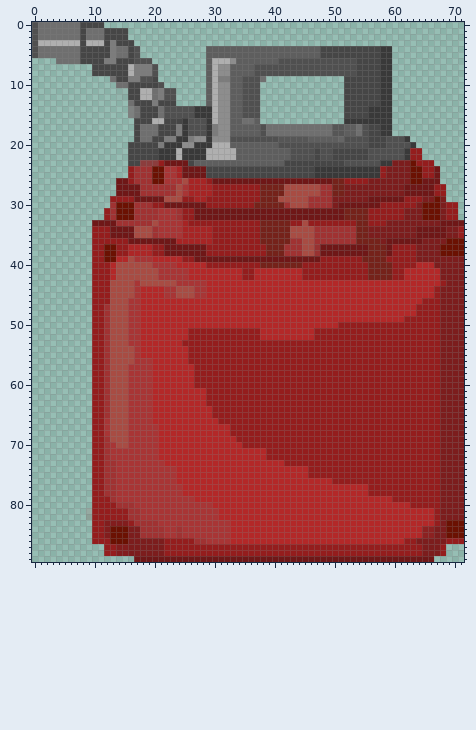
A sprite sheet gets an edit: media/items/gas_can.png. The picture above is the old version.
The file is 72x90 pixels. Pixels under 10% opacity are left out. Colours within 5 levels of each other are drawn and written as one.
After:
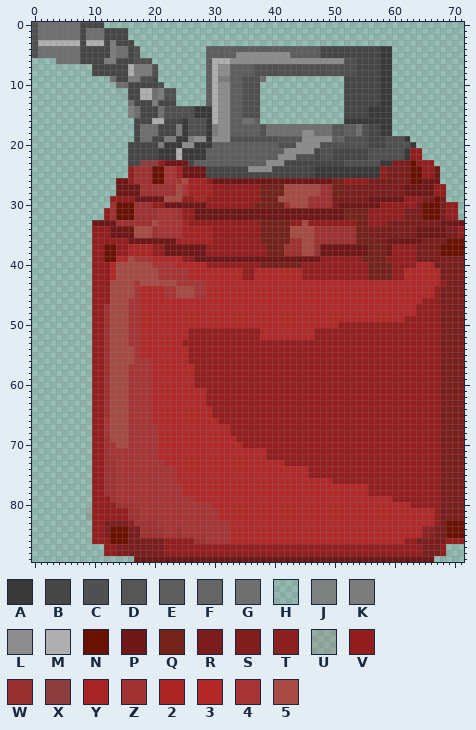
Palette (. is transparent): A #393939  B #464646  C #505050  D #565656  E #5e5e5e  F #656565  G #6f6f6f  H #7c7c7c1c  J #7c7c7ced  K #7c7c7c  L #8d8d8d  M #afafaf  N #6b1102  P #6f1717  Q #75221a  R #7c1d1d  S #821d1d  T #8c2121  U #941d1d1f  V #941d1d  W #983131  X #8c3d3d  Y #a72424  Z #a03232  2 #ad2626  3 #b32828  4 #a83535  5 #a84c43
Change:
@@ x 32..53 @@
  4 EEEEEEEEEEEEEEEEBBBBBB
- 5 EEEEEEEEEEEEEEEEBBBBBB
- 6 MLEEEEEEECCCCCCCCCCCCC
+ 5 EELLLLLLLLLEEEEEBBBBBB
+ 6 MLLLLLLLLLLLLLLLLLLLCC
  7 LEEEECCCCCCCCCCCCCCCCC
@@ x 27..51 @@
 17 CCAKLLEEEEECGGGGGGGGGGGDD
-18 CCAKLLEEEEECGGGGGGGGGGGDD
-19 LLALLLCCCCCCCCDDDDDEEEEEF
-20 AAAMMMEEEEEEEECCCCCCCCCCC
-21 AAMMMMMEEEEEEEEECCCCBCCBB
-22 AAMMMMMEEEEEEEEECCCCBCCBB
-23 EEEEEEEEEEEEEEEBBBBBBBBBB
-24 PPBBBBBBBBBBBBBBBBBBAAAAA
+18 CCAKLLEEEEECGGGGGGLLGGGDD
+19 LLALLLCCCCCCCCDDDDLLLLLEF
+20 AAAEEEEEEEEEEECCCLLLLCCCC
+21 AAEEEEEEEEEEEEELLLLLBCCBB
+22 AAEEEEEEEEEEEELLLCCCBCCBB
+23 EEEEEEEEEEEELLLBBBBBBBBBB
+24 PPBBBBBBBLLLLBBBBBBBAAAAA
 25 PPBBBBBBBBBBBBBBBBBBAAAAA
